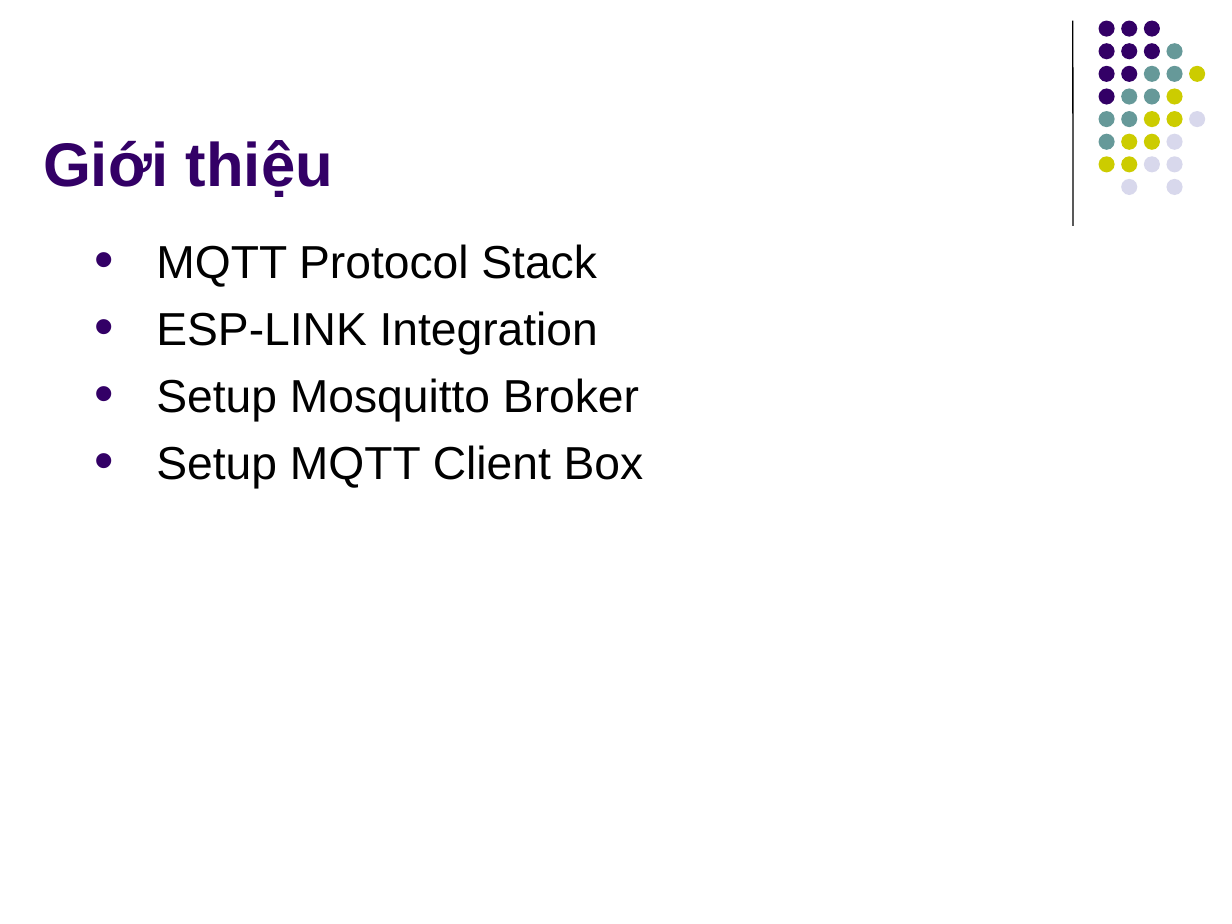
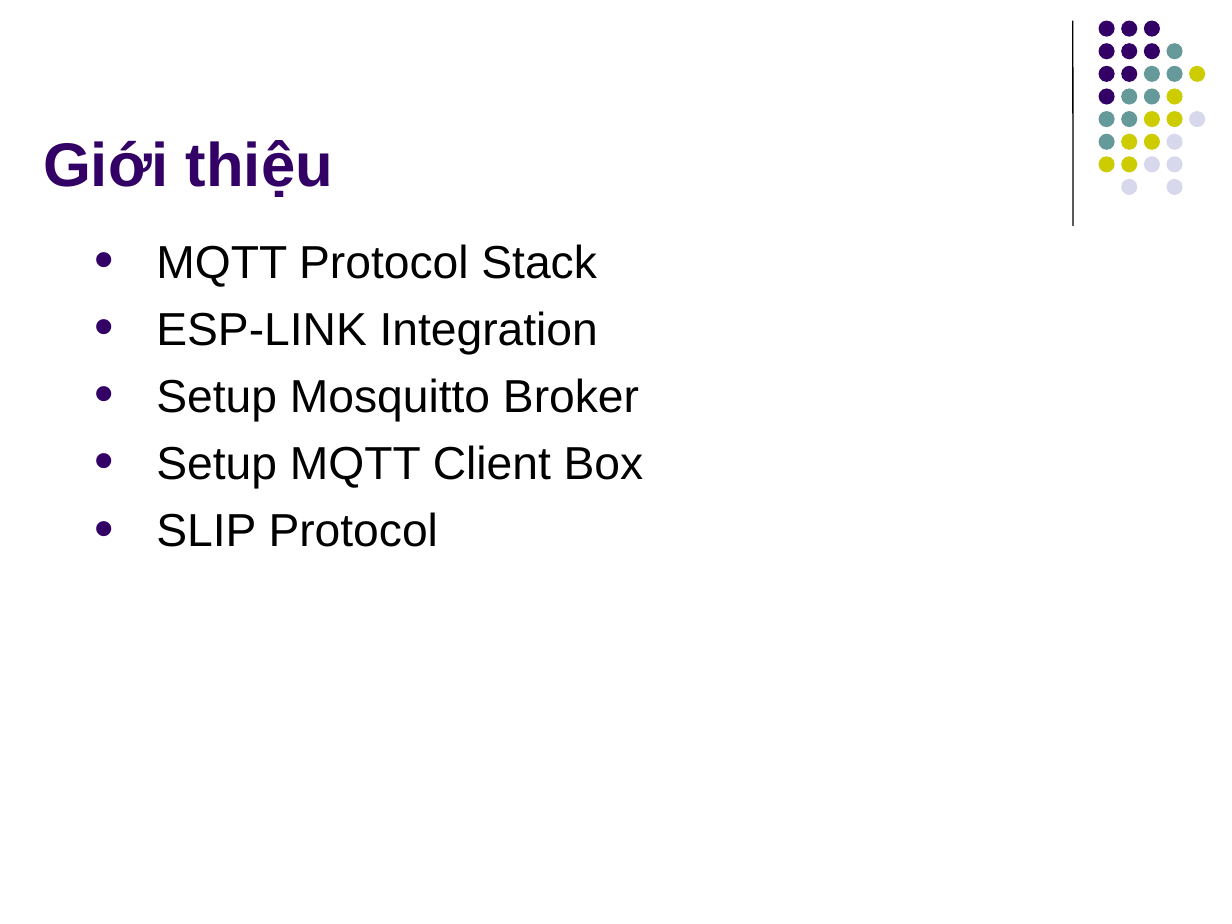
Before and after one commit to OneKiwiTech/stm32_iot_link, a slide deck: slide 2 of training-docs/slides/STM32 ESP-LINK FIRMWARE TRAINING.pptx. Drawn at 1232x924 pixels with LibreOffice and Linux fonts; fonts in the diff are those of the drawing. Boxes give left, top, right and bottom in pixels: in the first picture for what was removed or moved away, otherwise in the second. Text is boxed around its words. In the diff, an @@ line names an element or a change of style, - is before the commit and + after.

```diff
--- a/training-docs/slides/STM32 ESP-LINK FIRMWARE TRAINING.pptx
+++ b/training-docs/slides/STM32 ESP-LINK FIRMWARE TRAINING.pptx
@@ text at (156, 512, 438, 547): paragraph added @@
+• SLIP Protocol
```
Also in this commit, not shown: 2 other slides changed, 4 slides added, 1 slide removed, 6 other files.
